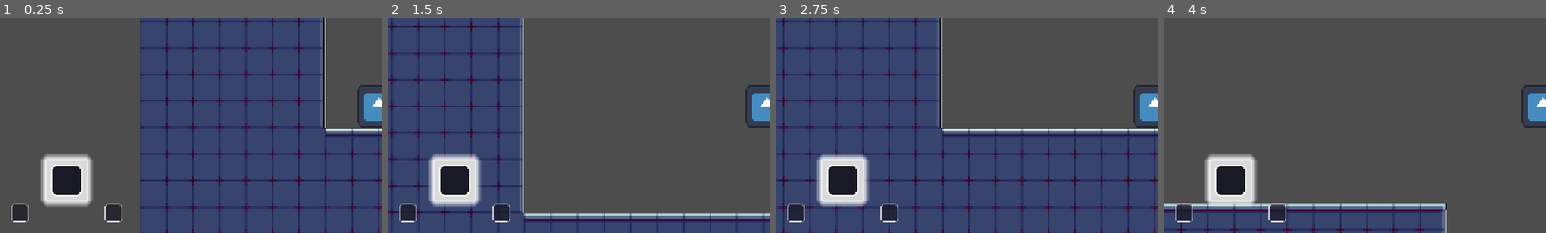
Above: before the commit, frames 1-4 (left to right).
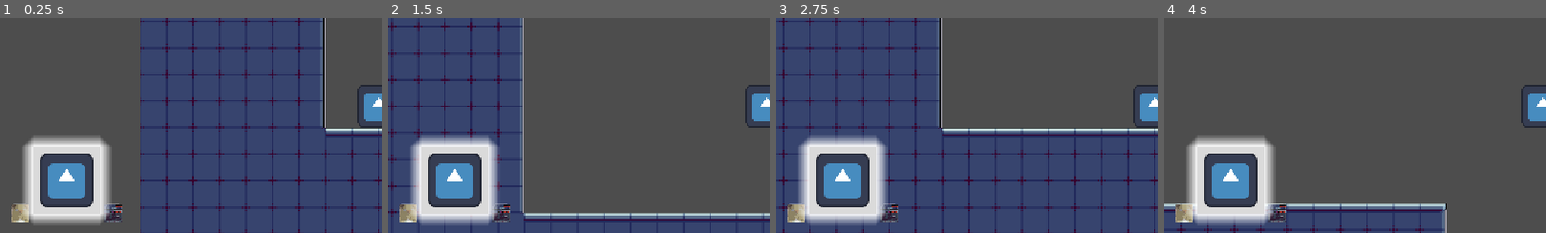
Above: after the commit, the same moments.

Repository: Paulpoomrit/ggj-2026
Game: Godot game, scene res://levels/test_level.tscn
Same seed, same stepped clock (60 frames per second), same inputs: the game is played once before the commit and once after it. The engine's default icon, where the game draws it, is replaced by a stand-in: a white triangle on a blue panel in a dark square.
Inputs:
- Up to frame 1 (0.25 s): no input
- Up to frame 2 (1.5 s): tap Enter at 0.5, 0.6 s; hold D (move_right) from 0.53 s (still down); tap Space (jump) at 0.77 s; tap Shift at 0.8, 1.35 s
- Up to frame 3 (2.75 s): tap Space (jump) at 1.52 s; tap Enter at 1.55, 2.1 s; release D (move_right) at 2.03 s; hold A (move_left) from 2.03 s (still down); tap Shift at 2.3 s
- Up to frame 4 (4 s): release A (move_left) at 2.78 s; hold D (move_right) from 2.78 s (still down); tap Shift at 2.85, 3.8 s; tap Space (jump) at 3.02, 3.77 s; tap Enter at 3.05, 3.6 s
The pictures show only the part of the screen within x 0-50%, y 45-95%; the shares and areas given below are measured in that part.

The runs differ from the first frame. In frame 1, 9.5% of the frame differs, in the area x 3-32%, y 54-96%; in frame 2, 9.8%; in frame 3, 9.8%, in the area x 3-32%, y 54-97%; in frame 4, 9.5%.

Commit message:
Modfied UI

Diff:
--- a/UI/item_ui.gd
+++ b/UI/item_ui.gd
@@ -23,6 +23,7 @@
 	_update_positions(true)
 
 func _process(delta: float) -> void:
+
 	if is_scrolling:
 		scroll_offset = lerp(scroll_offset, float(target_index), delta * scroll_speed)
 		if abs(scroll_offset - target_index) < 0.01:
@@ -32,18 +33,32 @@
 			mask_changed.emit(current_index)
 		_update_positions(false)
 
+func convert_index_game_state(index: int):
+	match index:
+		0:
+			return GameManager.GAME_STATE.HAPPY
+		1:
+			return GameManager.GAME_STATE.ANGRY
+		2:
+			return GameManager.GAME_STATE.SAD
+		_:
+			return null
+
 func _unhandled_input(event: InputEvent) -> void:
 	if event is InputEventKey and event.pressed:
 		match event.keycode:
-			KEY_UP:
+			KEY_LEFT:
 				scroll_previous()
 				#get_viewport().set_input_as_handled()
-			KEY_DOWN:
+			KEY_RIGHT:
 				scroll_next()
 				#get_viewport().set_input_as_handled()
-			KEY_SHIFT:
+			KEY_ENTER:
 				mask_selected.emit(current_index)
 				print("Mask selected: ", current_index)
+				var game_state: GameManager.GAME_STATE = convert_index_game_state(current_index)
+
+				GameManager.on_game_state_changed.emit(game_state)
 				#get_viewport().set_input_as_handled()
 
 func _update_positions(immediate: bool) -> void:
@@ -67,7 +82,7 @@
 		var target_y_offset: float = 0.0
 
 		if dist < 0.5:
-			target_scale = 1.5
+			target_scale = 2.5
 			target_y_offset = -40.0
 		else:
 			target_scale = lerp(1.0, 0.7, clamp(dist / 2.0, 0.0, 1.0))
@@ -104,5 +119,5 @@
 		target_index -= 1
 		is_scrolling = true
 
-func get_selected_index() -> int:
-	return current_index
+#func get_selected_index() -> int:
+	#return current_index
--- a/UI/item_ui.tscn
+++ b/UI/item_ui.tscn
@@ -1,6 +1,9 @@
-[gd_scene load_steps=4 format=3 uid="uid://beiv8spglpk43"]
+[gd_scene load_steps=7 format=3 uid="uid://beiv8spglpk43"]
 
 [ext_resource type="Script" uid="uid://bo3nss77scxpx" path="res://UI/item_ui.gd" id="1_8k1sx"]
+[ext_resource type="Texture2D" uid="uid://bej4hbt56v8km" path="res://assets/enemy.jpg" id="2_qyigm"]
+[ext_resource type="Texture2D" uid="uid://brghiiw2e8ian" path="res://assets/icon.svg" id="3_cfgno"]
+[ext_resource type="Texture2D" uid="uid://b8cxhn7wlemtc" path="res://assets/placeholder/Tiles.png" id="4_nmcp0"]
 
 [sub_resource type="StyleBoxFlat" id="StyleBoxFlat_mvbw6"]
 bg_color = Color(0.101960786, 0.101960786, 0.14901961, 1)
@@ -70,6 +73,7 @@
 anchor_bottom = 1.0
 grow_horizontal = 2
 grow_vertical = 2
+texture = ExtResource("2_qyigm")
 expand_mode = 3
 stretch_mode = 5
 
@@ -105,6 +109,7 @@
 anchor_bottom = 1.0
 grow_horizontal = 2
 grow_vertical = 2
+texture = ExtResource("3_cfgno")
 expand_mode = 3
 stretch_mode = 5
 
@@ -140,5 +145,6 @@
 anchor_bottom = 1.0
 grow_horizontal = 2
 grow_vertical = 2
+texture = ExtResource("4_nmcp0")
 expand_mode = 3
 stretch_mode = 5
